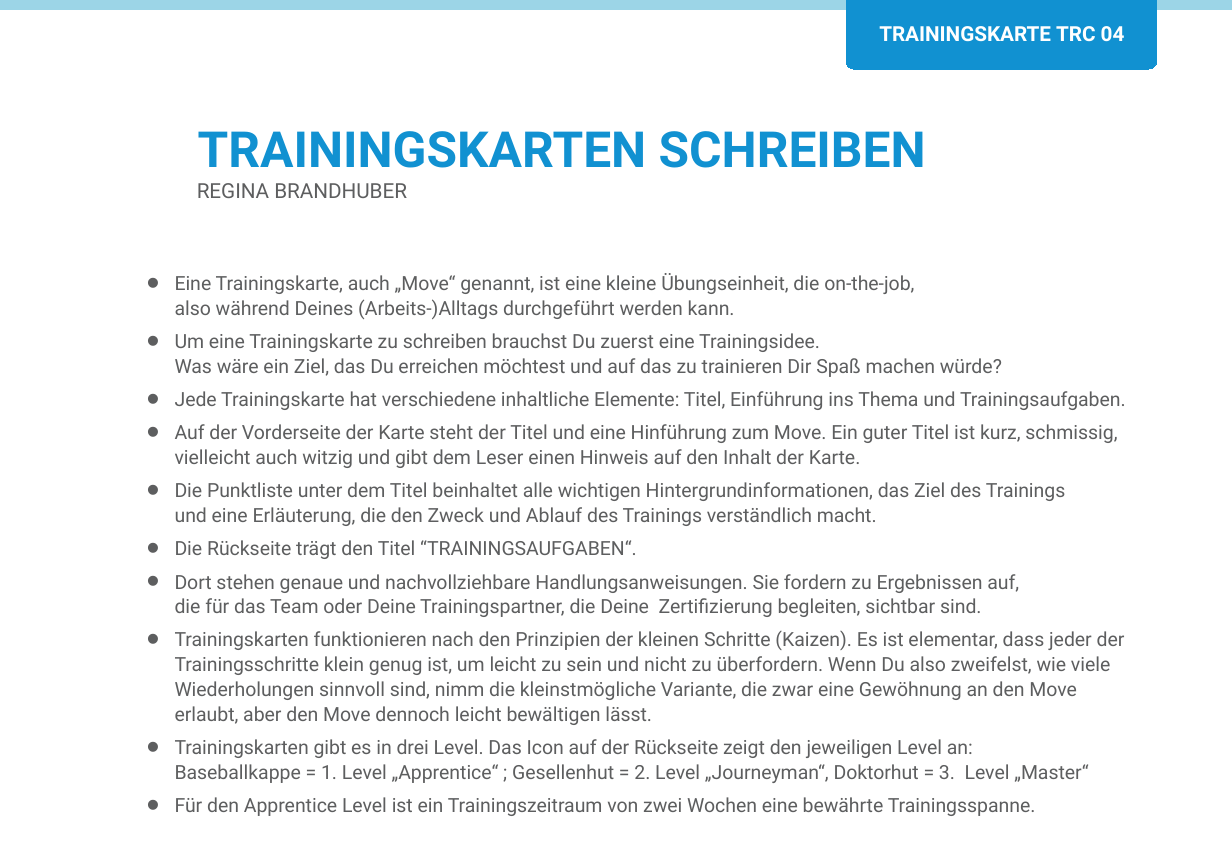
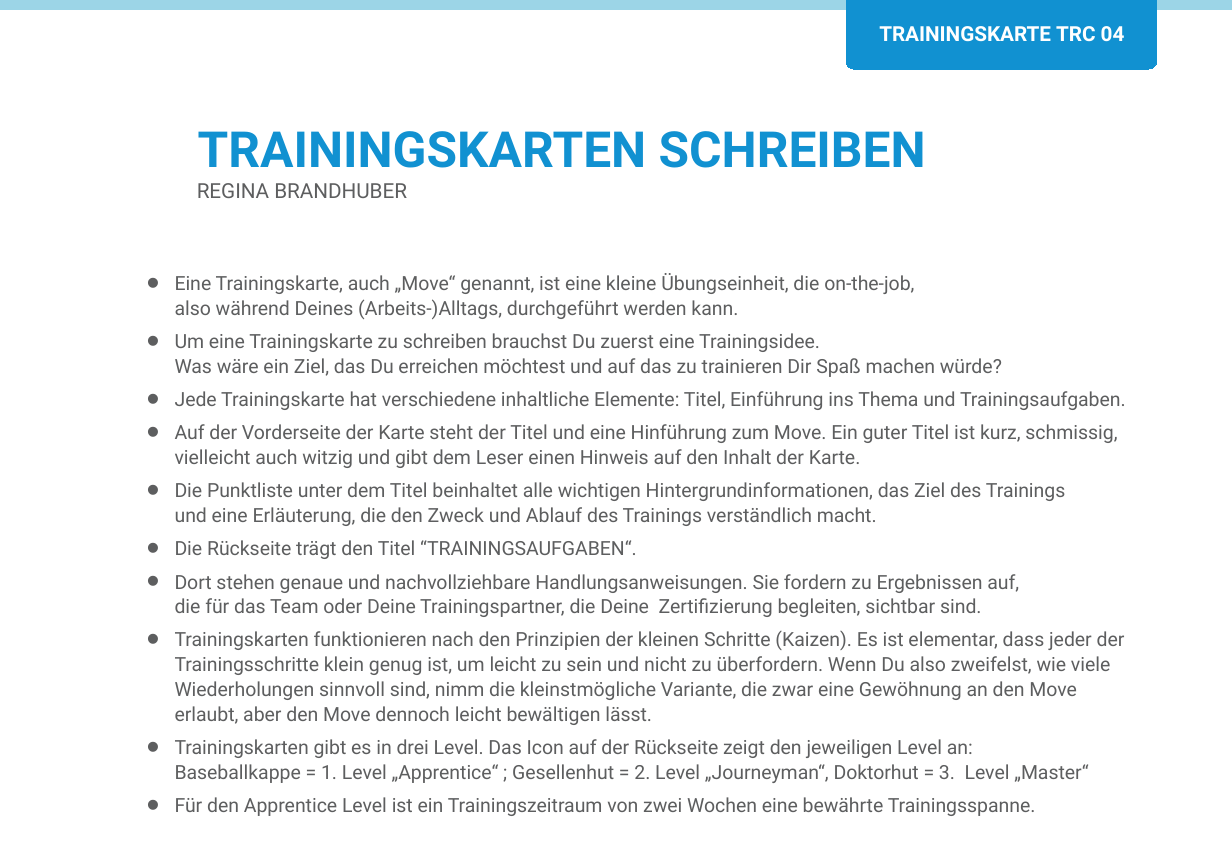
Before and after one commit to Teamtool/training-materials, a slide deck: slide 1 of training-cards/agile moves/Training Cards (TRC)/ger/apprentice/ger_TRC_04_Trainingskarten_schreiben_AM_A.pptx. Drawn at 1232x868 pixels with LibreOffice and Linux fonts; fonts in the diff are those of the drawing; background and template pictures are left out. Boxes give left, top, right and bottom in pixels: in the first picture for what was removed or moved away, otherwise in the second. Text is boxed around its words. In the diff, an @@ line names an element or a change of style, - is before the commit and + after.

```diff
--- a/training-cards/agile moves/Training Cards (TRC)/ger/apprentice/ger_TRC_04_Trainingskarten_schreiben_AM_A.pptx
+++ b/training-cards/agile moves/Training Cards (TRC)/ger/apprentice/ger_TRC_04_Trainingskarten_schreiben_AM_A.pptx
@@ text at (175, 273, 914, 319): text changed @@
-• Eine Trainingskarte, auch „Move“ genannt, ist eine kleine Übungseinheit, die on-the-job,
-  also während Deines (Arbeits-)Alltags durchgeführt werden kann.
+• Eine Trainingskarte, auch „Move“ genannt, ist eine kleine Übungseinheit, die on-the-job,
+  also während Deines (Arbeits-)Alltags, durchgeführt werden kann.
```
Also in this commit, not shown: 2 other files.
